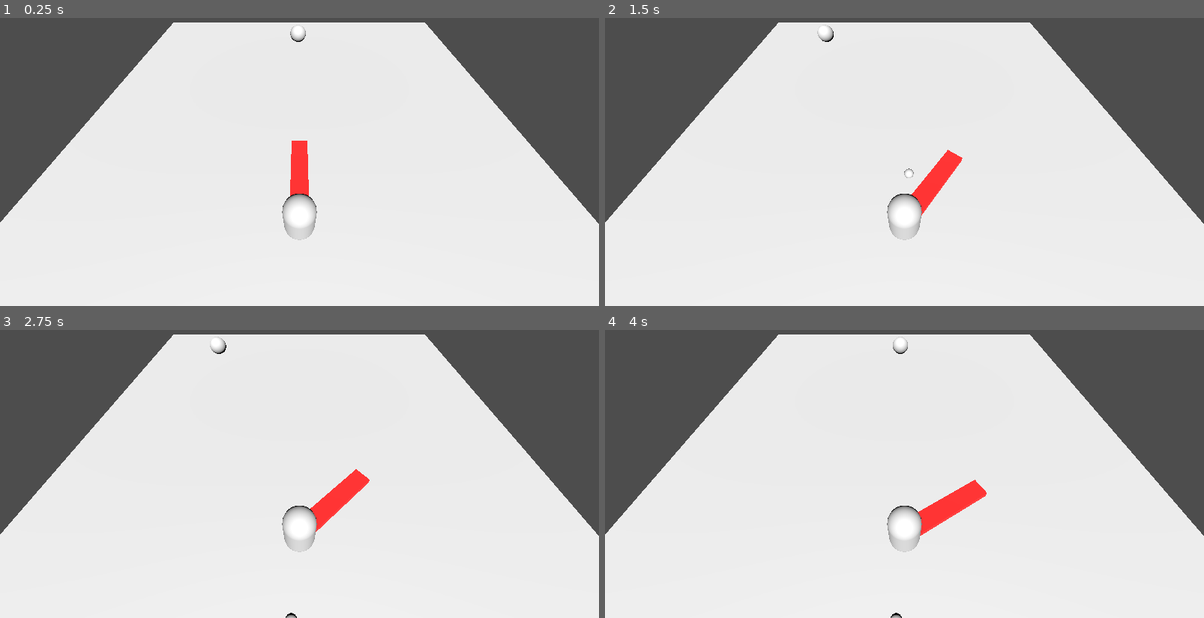
Above: before the commit, frames 1-4 (two rows, left to right).
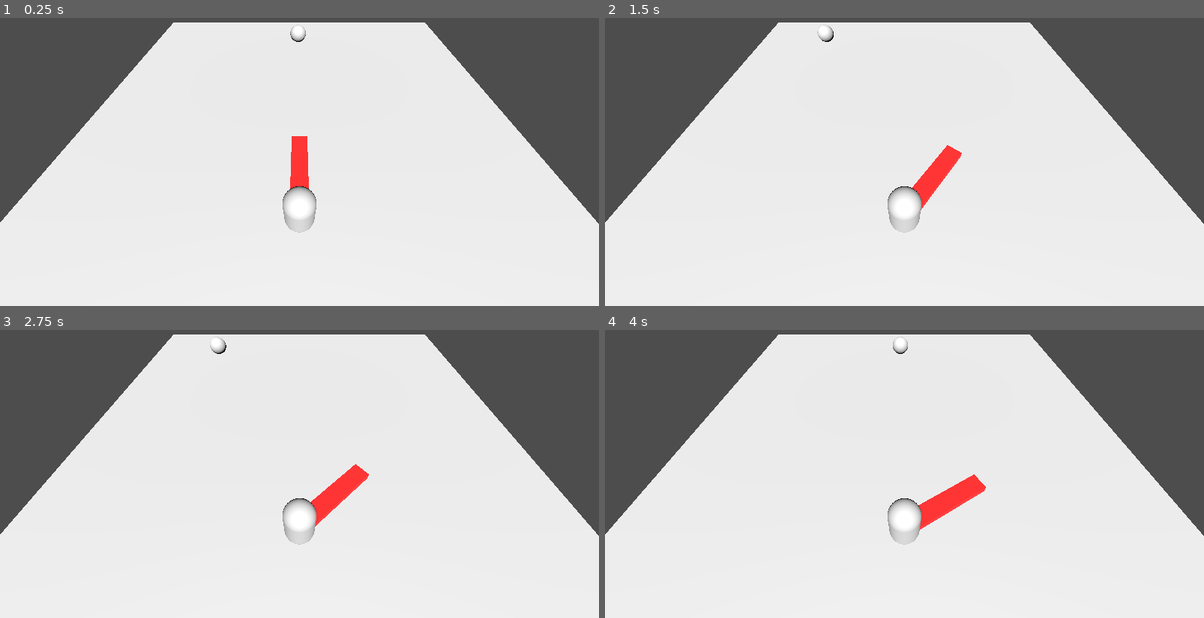
Above: after the commit, the same moments.

Repository: FranzRome/go-go-arena
Game: Godot game, scene res://Scenes/catch.tscn
The game is run twice, just before and just after one commit, with the same random seed, the same clock (stepped at 60 frames per second) and the same inputs.
Inputs:
- Up to frame 1 (0.25 s): no input
- Up to frame 2 (1.5 s): hold D (right) 0.53-1.28 s; tap Space (throw) at 0.6, 1.35 s; hold A (left) from 1.28 s (still down)
- Up to frame 3 (2.75 s): release A (left) at 2.03 s; hold D (right) from 2.03 s (still down); tap Space (throw) at 2.1 s
- Up to frame 4 (4 s): tap Space (throw) at 2.85, 3.6 s; release D (right) at 3.53 s; hold A (left) from 3.53 s (still down)

The runs differ from the first frame. In frame 1, 0.6% of the frame differs, in the area x 47-53%, y 41-78%; in frame 2, 0.8%; in frame 3, 0.9%; in frame 4, 1.0%, in the area x 47-64%, y 50-100%.

Commit message:
Throwing logic

Diff:
--- a/Scenes/catch.tscn
+++ b/Scenes/catch.tscn
@@ -1,8 +1,8 @@
-[gd_scene load_steps=11 format=3 uid="uid://dtytp2ejrxpru"]
+[gd_scene load_steps=12 format=3 uid="uid://dtytp2ejrxpru"]
 
-[ext_resource type="PackedScene" uid="uid://rap03mn1m5mp" path="res://scenes/rope.tscn" id="1_cxg60"]
+[ext_resource type="PackedScene" uid="uid://rap03mn1m5mp" path="res://Scenes/rope.tscn" id="1_cxg60"]
 [ext_resource type="Script" path="res://scripts/gogo_catch.gd" id="1_emkn4"]
-[ext_resource type="Material" uid="uid://bxmswiyg10hwe" path="res://materials/red.tres" id="1_tp2wp"]
+[ext_resource type="Material" uid="uid://bxmswiyg10hwe" path="res://Materials/red.tres" id="1_tp2wp"]
 [ext_resource type="Script" path="res://scripts/player_catch.gd" id="2_i30fy"]
 
 [sub_resource type="BoxShape3D" id="BoxShape3D_0oiag"]
@@ -13,6 +13,10 @@
 [sub_resource type="BoxMesh" id="BoxMesh_7laus"]
 
 [sub_resource type="CapsuleMesh" id="CapsuleMesh_0a8ng"]
+
+[sub_resource type="CapsuleShape3D" id="CapsuleShape3D_m8rlu"]
+radius = 0.167316
+height = 0.726861
 
 [sub_resource type="SphereMesh" id="SphereMesh_fbhmc"]
 
@@ -40,9 +44,10 @@
 skeleton = NodePath("../../..")
 
 [node name="Player" type="Node3D" parent="."]
-transform = Transform3D(1, 0, 0, 0, 1, 0, 0, 0, 1, 0, 0.182248, -1.76269)
+transform = Transform3D(1, 0, 0, 0, 1, 0, 0, 0, 1, 0, 0.2, -1.7)
 script = ExtResource("2_i30fy")
 rope = ExtResource("1_cxg60")
+impulse = Vector3(0, 1, 8)
 
 [node name="Arrow" type="Node3D" parent="Player"]
 transform = Transform3D(1, 0, 0, 0, 1, 0, 0, 0, 1, 0, -0.145398, 0.0358778)
@@ -57,6 +62,11 @@
 mesh = SubResource("CapsuleMesh_0a8ng")
 skeleton = NodePath("../..")
 
+[node name="StaticBody3D" type="StaticBody3D" parent="Player"]
+
+[node name="CollisionShape3D" type="CollisionShape3D" parent="Player/StaticBody3D"]
+shape = SubResource("CapsuleShape3D_m8rlu")
+
 [node name="Gogo" type="MeshInstance3D" parent="."]
 transform = Transform3D(0.3, 0, 0, 0, 0.3, 0, 0, 0, 0.3, -0.27229, 0.298514, 1.78929)
 mesh = SubResource("SphereMesh_fbhmc")
--- a/scripts/player_catch.gd
+++ b/scripts/player_catch.gd
@@ -9,6 +9,11 @@
 var rotation_max: float = PI/2
 var instanced_rope: Node3D
 var arrow: Node3D
+var rope_rb: RigidBody3D
+var throw_cooldown: float = 2
+var throw_timer: float
+var throw_charge: float = 0
+
 
 var rope_state: ROPE_STATE
 
@@ -17,8 +22,11 @@
 	arrow = get_tree().root.get_node("/root/Catch/Player/Arrow")
 	instanced_rope = null
 	rope_state = ROPE_STATE.READY
+	throw_timer = throw_cooldown
+
 
 func _process(delta):
+
 	# Change throw angle based on imput
 	if(angle < rotation_max and Input.is_action_pressed("left")):
 		angle += rotation_speed * delta
@@ -26,16 +34,41 @@
 		angle -= rotation_speed * delta
 	# Adjust arrow orientation
 	arrow.rotation = Vector3(0, angle, 0)
+	print(rope_state)
 
-	# Throw or recall rope based on state when throw button is pressed
-	if(Input.is_action_just_pressed("throw")):
-		if rope_state == ROPE_STATE.READY:
+	if rope_state == ROPE_STATE.READY:
+		if(Input.is_action_just_pressed("throw")):
+			#throw_rope()
+			rope_state = ROPE_STATE.CHARGING
+	elif rope_state == ROPE_STATE.CHARGING:
+		if(throw_charge < 1):
+			throw_charge += delta
+			if(throw_charge > 1):
+				throw_charge = 1
+		if(Input.is_action_just_released("throw")):
 			throw_rope()
-		elif rope_state == ROPE_STATE.THREW:
-			recall_rope()
+			rope_state = ROPE_STATE.THROWING
+			throw_charge = 0
+	elif rope_state == ROPE_STATE.THROWING:
+		if(throw_timer > 0):
+			throw_timer -= delta
+			if(throw_timer <= 0):
+				rope_state = ROPE_STATE.THREW
+				throw_timer = throw_cooldown
+	elif rope_state == ROPE_STATE.THREW:
+		if(Input.is_action_just_pressed("throw")):
+			#recall_rope()
+			rope_state = ROPE_STATE.RECALLING
 
 
 
+
+func _physics_process(delta: float) -> void:
+	if(rope_state == ROPE_STATE.RECALLING):
+		if(rope_rb.position.distance_to(global_position) > 2):
+			attract_rope()
+		else:
+			rope_state = ROPE_STATE.READY
 
 func throw_rope():
 	print("Throwing rope")
@@ -47,15 +80,15 @@
 		instanced_rope.rotation = self.global_rotation
 		get_tree().root.get_node("/root/Catch").add_child(instanced_rope)
 
-	var rb: RigidBody3D = instanced_rope.get_child(0) as RigidBody3D
-	rb.apply_central_impulse(impulse.rotated(Vector3.UP, angle))
-	rope_state = ROPE_STATE.THREW
+	rope_rb = instanced_rope.get_child(0) as RigidBody3D
+	rope_rb.apply_central_impulse(impulse.rotated(Vector3.UP, angle) * throw_charge)
+
 
 func recall_rope():
 	print("Recalling rope")
-	if(not instanced_rope == null):
-		var rb: RigidBody3D = instanced_rope.get_child(0) as RigidBody3D
-		var direction_to: Vector3 = rb.global_position.direction_to(global_position)
+	if(instanced_rope != null):
+		#var rb: RigidBody3D = instanced_rope.get_child(0) as RigidBody3D
+		var direction_to: Vector3 = rope_rb.global_position.direction_to(global_position)
 
 		'''
 		print ("Global rope position: ", rb.global_position)
@@ -63,10 +96,21 @@
 		print("Angle between player and rope: ", direction_to)
 		'''
 
-		rb.apply_central_impulse(direction_to * 3 + Vector3.UP * 2)
+		rope_rb.apply_central_impulse(direction_to * 3 + Vector3.UP * 2)
+		rope_state = ROPE_STATE.RECALLING
 
-	rope_state = ROPE_STATE.RECALLING
+
+
+func attract_rope():
+	if(instanced_rope != null):
+		var direction_to: Vector3 = rope_rb.global_position.direction_to(global_position)
+		rope_rb.apply_central_force(direction_to * 10 + Vector3.UP * 2)
+		rope_state = ROPE_STATE.RECALLING
+
+
+
+
 
 
 # Enums
-enum ROPE_STATE{READY, THROWING, THREW, RECALLING}
+enum ROPE_STATE{READY, CHARGING, THROWING, THREW, RECALLING}
